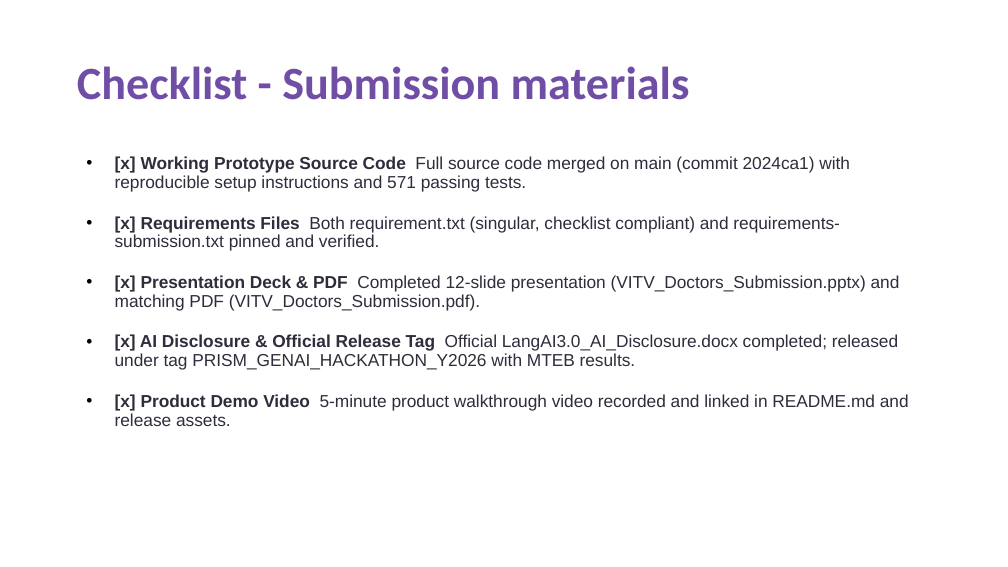
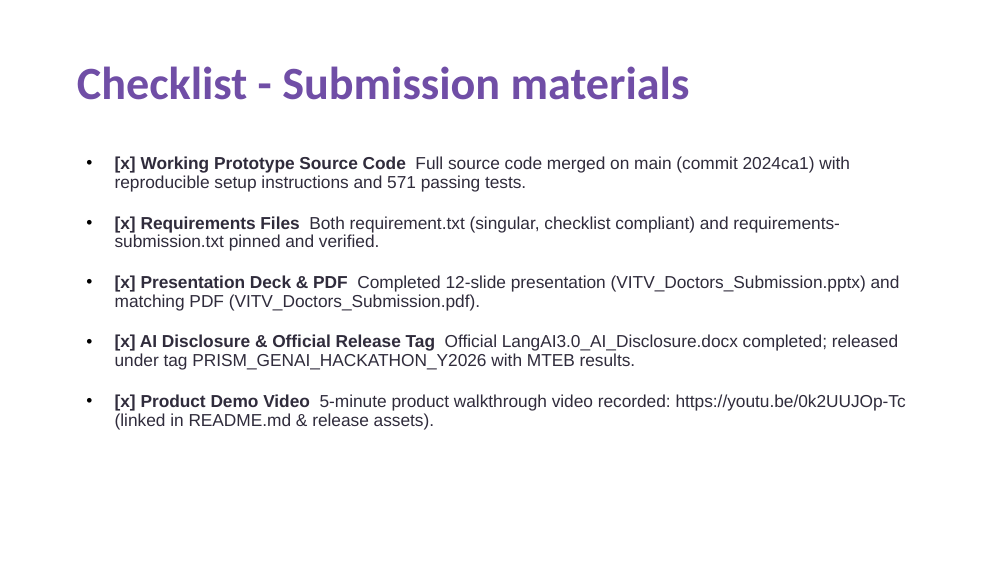
Before and after one commit to krizz711/CodeDoctor-Agentic-Semantic-and-Structural-Intelligence-for-Code-Repositories, a slide deck: slide 11 of VITV_Doctors_Submission.pptx. Drawn at 1008x567 pixels with LibreOffice and Linux fonts; fonts in the diff are those of the drawing. Boxes give left, top, right and bottom in pixels: in the first picture for what was removed or moved away, otherwise in the second. Text is boxed around its words. In the diff, an @@ line names an element or a change of style, - is before the commit and + after.

Commit message:
Add official demo video walkthrough URL (https://youtu.be/0k2UUJOp-Tc) to README and presentation deliverables

```diff
--- a/VITV_Doctors_Submission.pptx
+++ b/VITV_Doctors_Submission.pptx
@@ text at <box>115,394,906,429</box>: text changed @@
-• [x] Product Demo Video 5-minute product walkthrough video recorded and linked in README.md and release assets.
+• [x] Product Demo Video 5-minute product walkthrough video recorded: https://youtu.be/0k2UUJOp-Tc (linked in README.md & release assets).
```
Also in this commit, not shown: 1 other slide changed, 2 other files.
